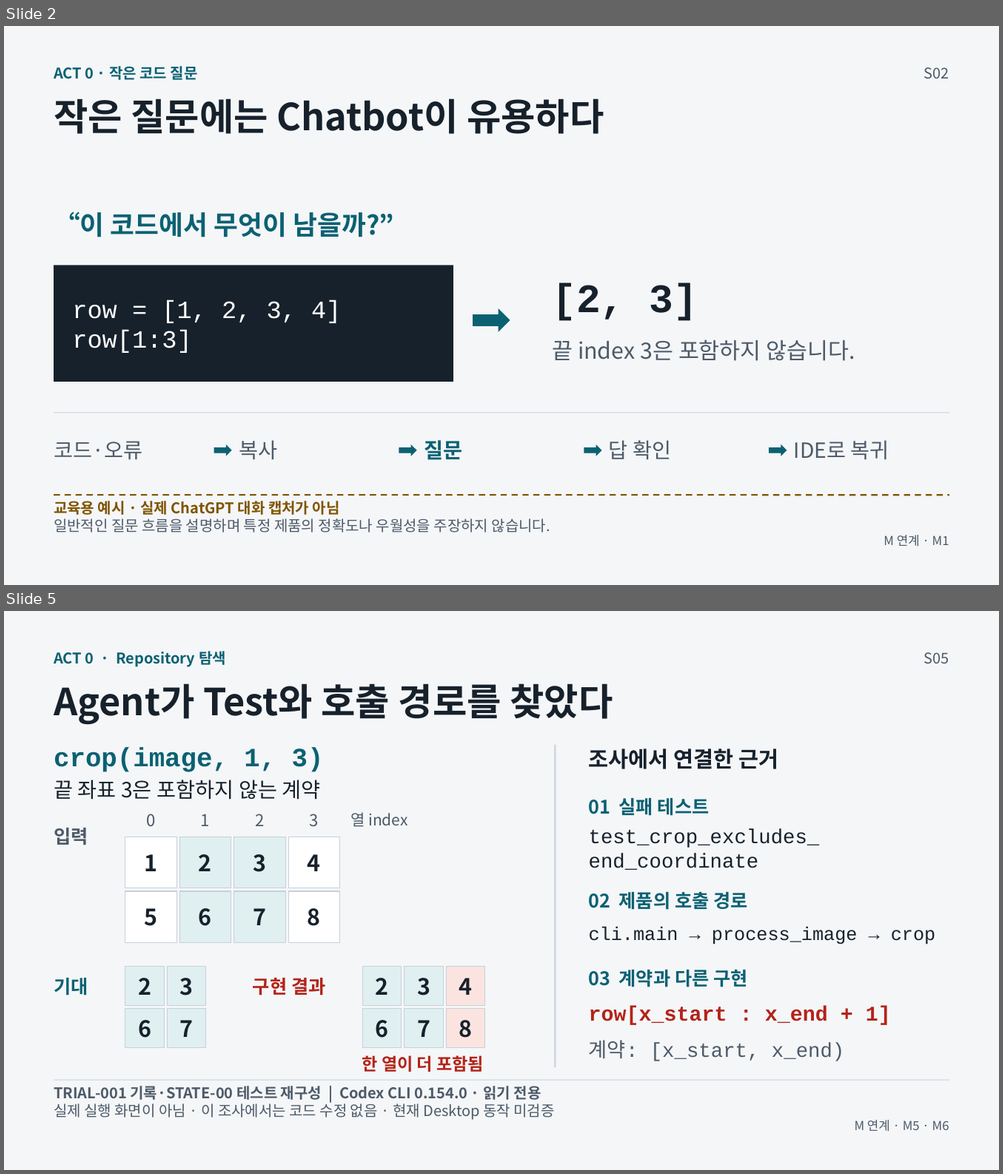
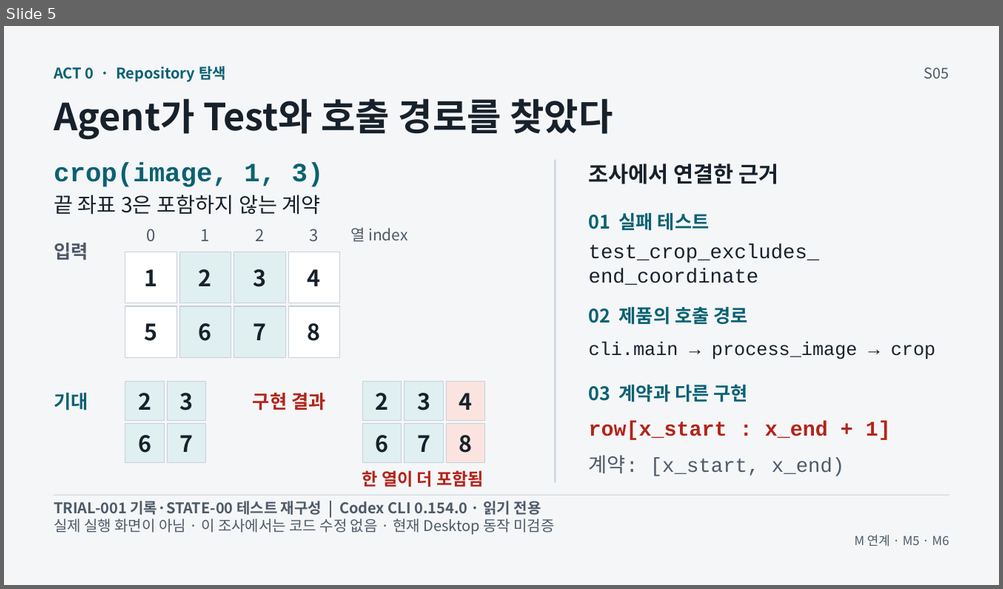
Before and after one commit to GideokKim/ai-dev-training, a slide deck: production/ACT_0.pptx. Shown one above the other, each under a label of ours: slides 2 and 5 before the commit, slide 5 after it; the slides between them are not shown. The pictures are 1003x1174 and 1003x589 pixels, drawn with LibreOffice and Linux fonts; fonts in the diff are those of the drawing. Boxes give left, top, right and bottom in pixels: in the first picture for what was removed or moved away, otherwise in the second. Text is boxed around its words. In the diff, an @@ line names an element or a change of style, - is before the commit and + after.

```diff
--- a/production/ACT_0.pptx
+++ b/production/ACT_0.pptx
@@ slide 2 removed at (x1=4, y1=26, x2=999, y2=585), background #F4F6F8 @@
@@ text removed at (x1=54, y1=66, x2=198, y2=80) @@
-ACT 0 · 작은 코드 질문
@@ text removed at (x1=924, y1=67, x2=949, y2=79) @@
-S02
@@ text removed at (x1=54, y1=99, x2=603, y2=134) @@
-작은 질문에는 Chatbot이 유용하다
@@ text removed at (x1=54, y1=212, x2=394, y2=238) @@
-“이 코드에서 무엇이 남을까?”
@@ rectangle removed at (x1=54, y1=266, x2=453, y2=382) @@
@@ text removed at (x1=552, y1=284, x2=697, y2=321) @@
-[2, 3]
@@ text removed at (x1=72, y1=300, x2=341, y2=353) @@
-row = [1, 2, 3, 4]
-row[1:3]
@@ right arrow removed at (x1=472, y1=309, x2=510, y2=332) @@
@@ text removed at (x1=552, y1=340, x2=855, y2=361) @@
-끝 index 3은 포함하지 않습니다.
@@ line removed from (54, 413) to (949, 413) @@
@@ text removed at (x1=54, y1=441, x2=142, y2=460) @@
-코드·오류
@@ right arrow removed at (x1=213, y1=445, x2=232, y2=457) @@
@@ text removed at (x1=239, y1=440, x2=277, y2=460) @@
-복사
@@ right arrow removed at (x1=398, y1=445, x2=417, y2=457) @@
@@ text removed at (x1=424, y1=440, x2=462, y2=460) @@
-질문
@@ right arrow removed at (x1=583, y1=445, x2=602, y2=457) @@
@@ text removed at (x1=609, y1=440, x2=671, y2=460) @@
-답 확인
@@ right arrow removed at (x1=768, y1=445, x2=787, y2=457) @@
@@ text removed at (x1=794, y1=440, x2=889, y2=460) @@
-IDE로 복귀
@@ text removed at (x1=54, y1=501, x2=340, y2=515) @@
-교육용 예시 · 실제 ChatGPT 대화 캡처가 아님
@@ line removed from (54, 495) to (949, 495) @@
@@ text removed at (x1=54, y1=519, x2=551, y2=533) @@
-일반적인 질문 흐름을 설명하며 특정 제품의 정확도나 우월성을 주장하지 않습니다.
@@ text removed at (x1=883, y1=535, x2=949, y2=547) @@
-M 연계 · M1
```
Also in this commit, not shown: 3 slides changed, 1 slide added, 38 other files.
